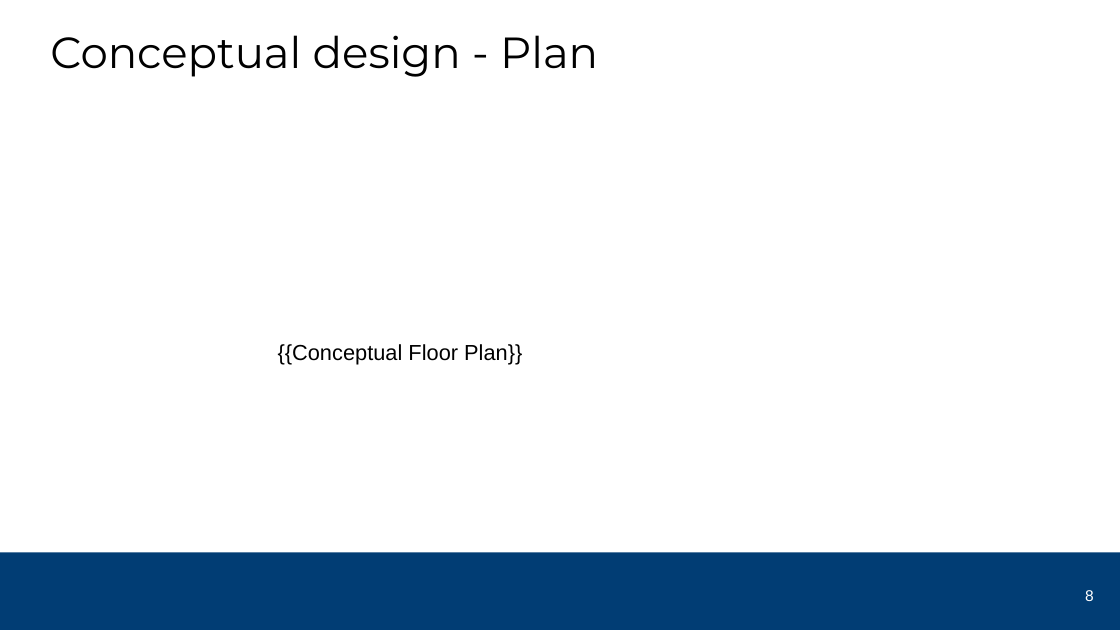
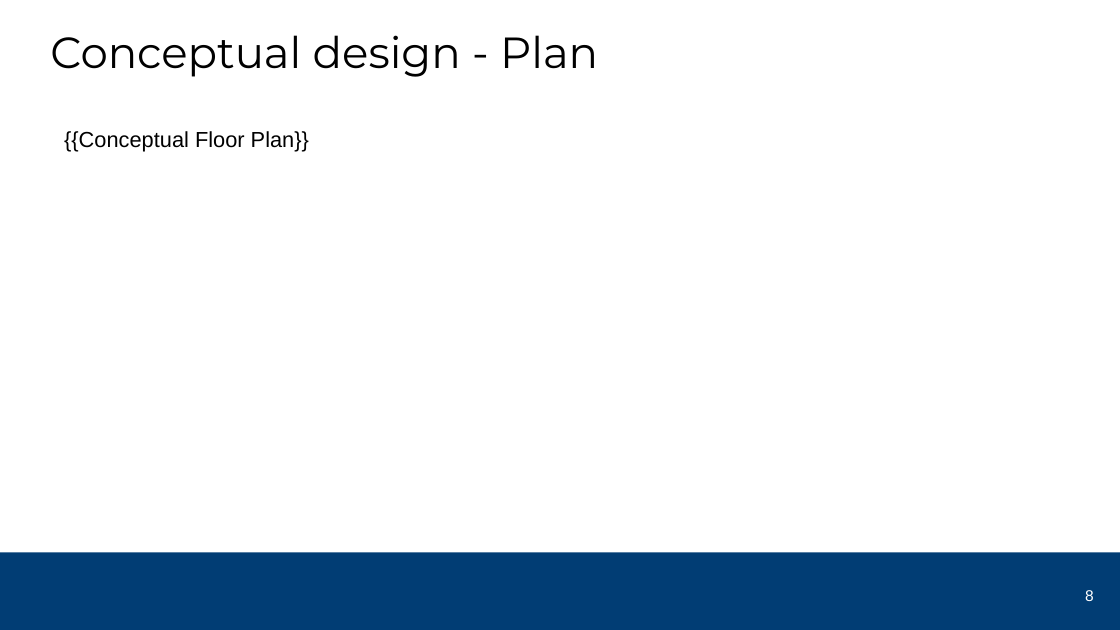
Before and after one commit to DineshBalaS/docGenApp, a slide deck: slide 8 of templates_src/newPpt.pptx. Drawn at 1120x630 pixels with LibreOffice and Linux fonts; fonts in the diff are those of the drawing; background and template pictures are left out. Boxes give left, top, right and bottom in pixels: in the first picture for what was removed or moved away, otherwise in the second. Text is boxed around its words. In the diff, an @@ line names an element or a change of style, - is before the commit and + after.

```diff
--- a/templates_src/newPpt.pptx
+++ b/templates_src/newPpt.pptx
@@ text "{{Conceptual Floor Plan}}": place and size @@
-text "{{Conceptual Floor Plan}}" at <box>278,344,522,364</box>
+text "{{Conceptual Floor Plan}}" at <box>64,131,309,152</box>
```
Also in this commit, not shown: 8 other slides changed, 44 other files.
